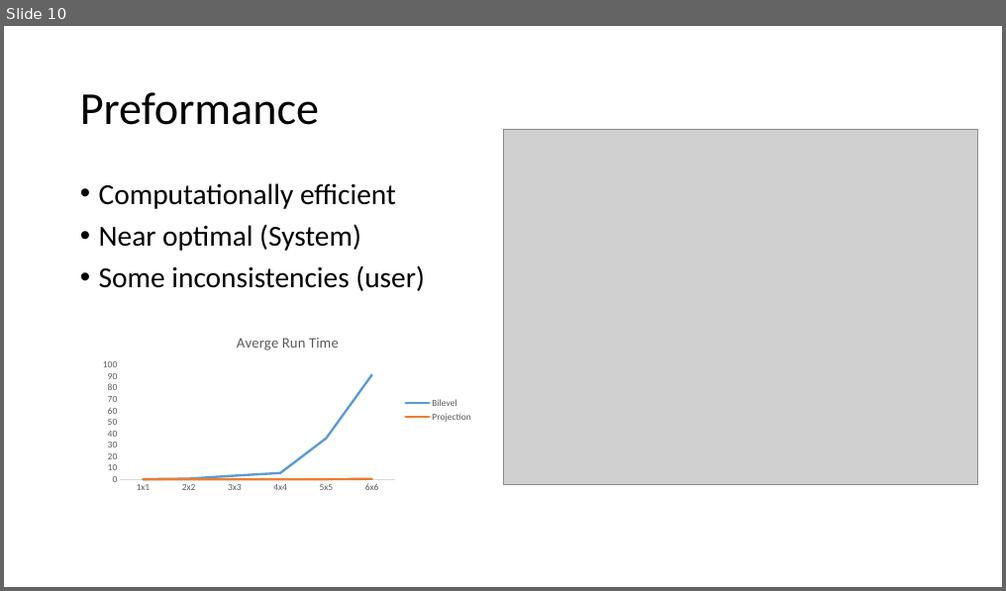
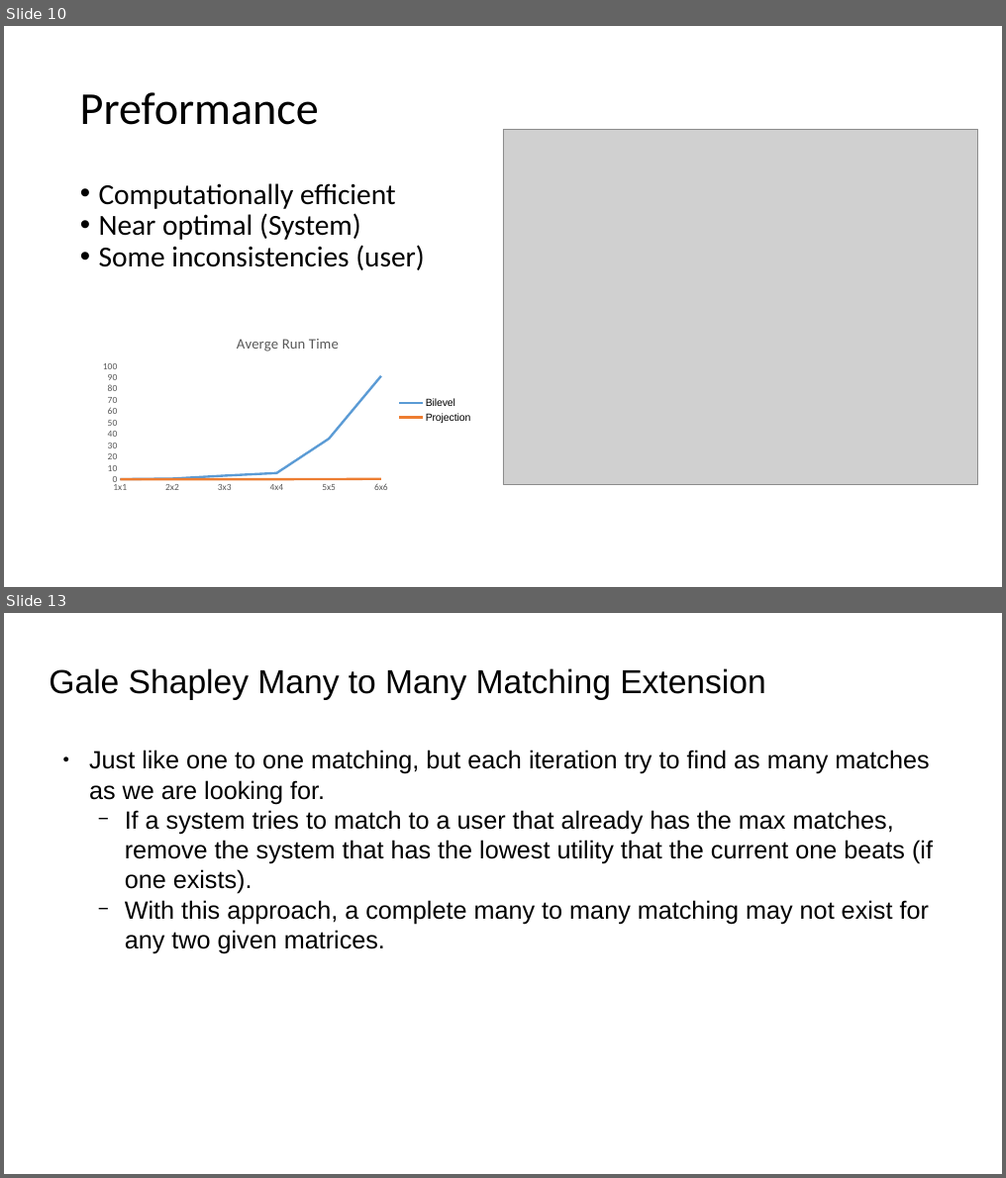
Before and after one commit to sirmarcis/CSP-Final-Project, a slide deck: CSP4.pptx. Shown one above the other, each under a label of ours: slide 10 before the commit, slides 10 and 13 after it; the slides between them are not shown. The pictures are 1006x591 and 1006x1178 pixels, drawn with LibreOffice and Linux fonts; fonts in the diff are those of the drawing; grey boxes stand for pictures. Boxes give left, top, right and bottom in pixels: in the first picture for what was removed or moved away, otherwise in the second. Text is boxed around its words. In the diff, an @@ line names an element or a change of style, - is before the commit and + after.

```diff
--- a/CSP4.pptx
+++ b/CSP4.pptx
@@ slide 13 added at box(4, 613, 1002, 1174), background #FFFFFF @@
@@ text added at box(49, 668, 766, 700), 32 pt, text #000000 @@
+Gale Shapley Many to Many Matching Extension
@@ text added at box(89, 750, 933, 954), 24 pt, text #000000 @@
+● Just like one to one matching, but each iteration try to find as many matches as we are looking for.
+  − If a system tries to match to a user that already has the max matches, remove the system that has the lowest utility that the current one beats (if one exists).
+  − With this approach, a complete many to many matching may not exist for any two given matrices.
@@ slide 10 changed as well @@
@@ text "Computationally efficient" at box(99, 183, 425, 271): less space between paragraphs @@
@@ line chart at box(95, 323, 480, 497) @@
@@ title "Averge Run Time " to "Averge Run Time" @@
@@ legend changed @@
@@ category axis changed @@
@@ value axis changed @@
@@ lettering changed @@
```
Also in this commit, not shown: 9 other slides changed, 4 other slides added, 1 slide removed.
